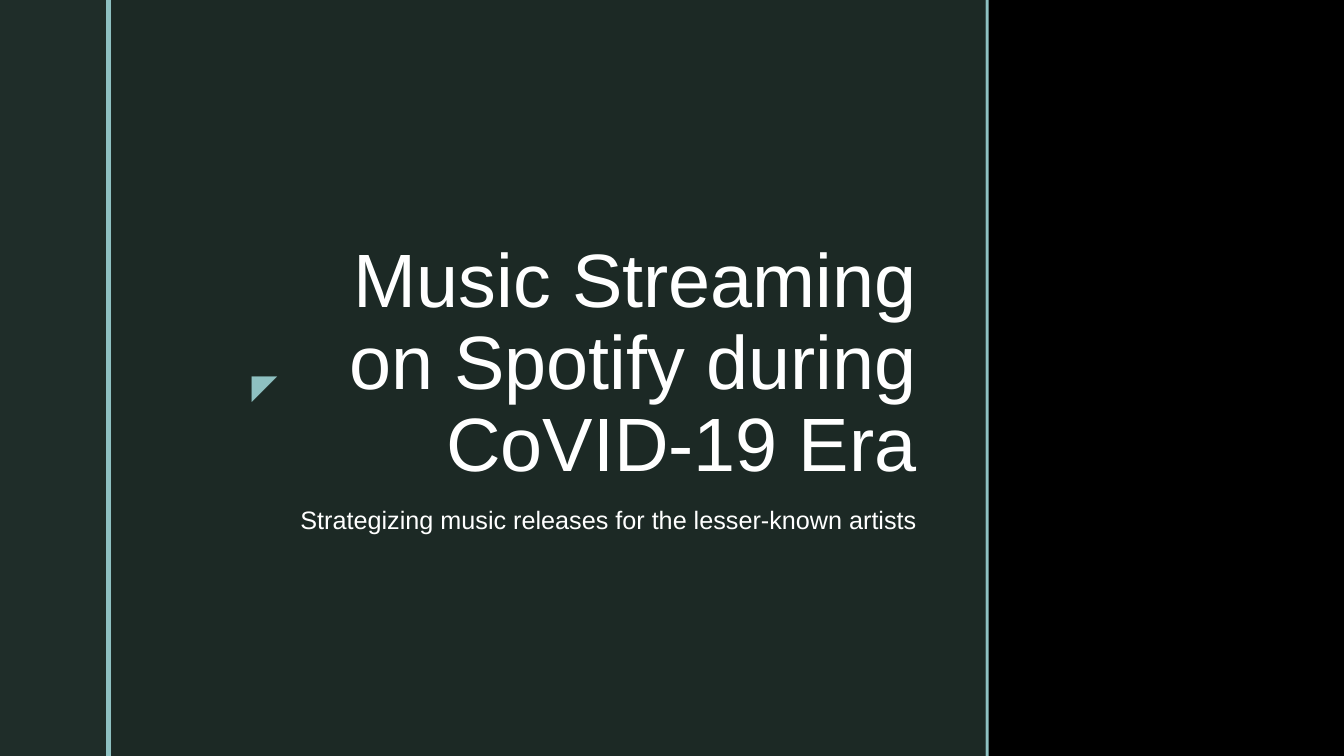
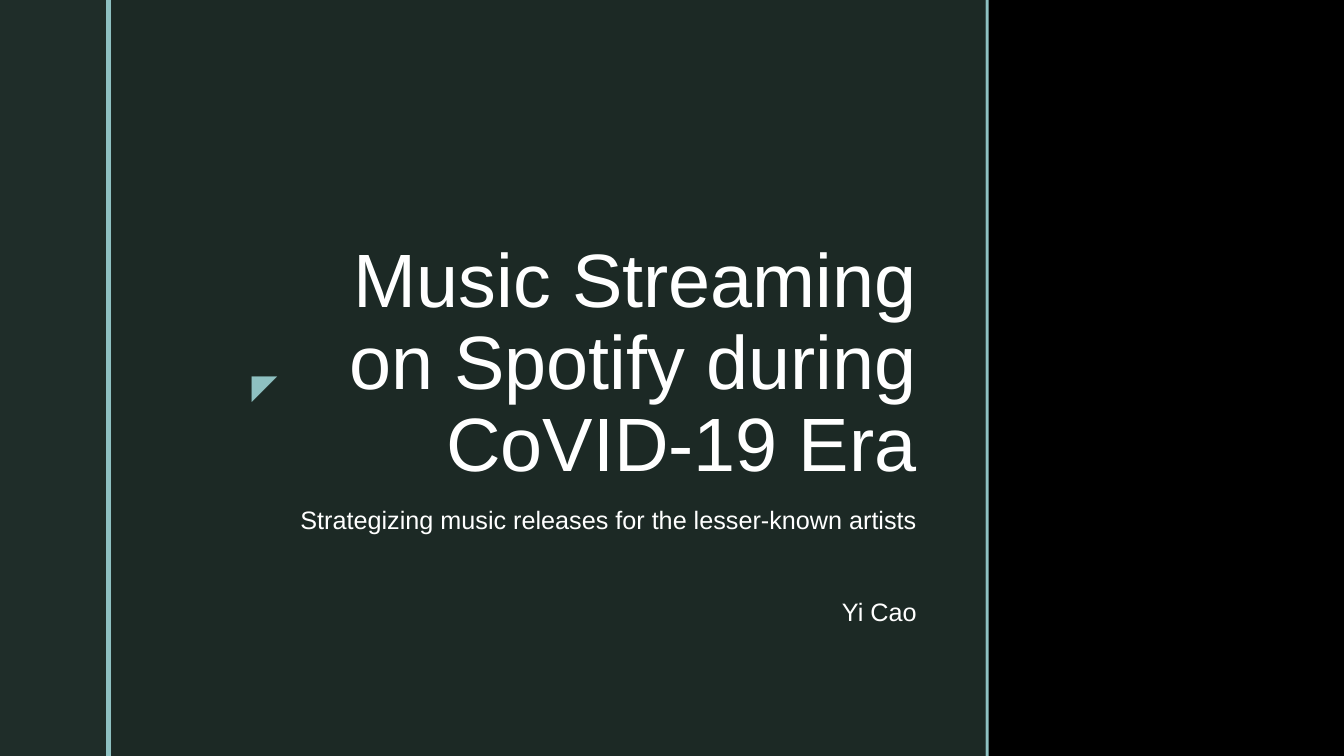
Before and after one commit to dynacao/streaming_spotify, a slide deck: slide 1 of presentation_spotify_YC.pptx. Drawn at 1344x756 pixels with LibreOffice and Linux fonts; fonts in the diff are those of the drawing; background and template pictures are left out. Boxes give left, top, right and bottom in pixels: in the first picture for what was removed or moved away, otherwise in the second. Text is boxed around its words. In the diff, an @@ line names an element or a change of style, - is before the commit and + after.

```diff
--- a/presentation_spotify_YC.pptx
+++ b/presentation_spotify_YC.pptx
@@ text added at box(842, 602, 916, 622), 18 pt, text #FFFFFF @@
+Yi Cao
```
Also in this commit, not shown: 3 other slides changed, 8 slides added, 2 slides removed, 1 other file.
